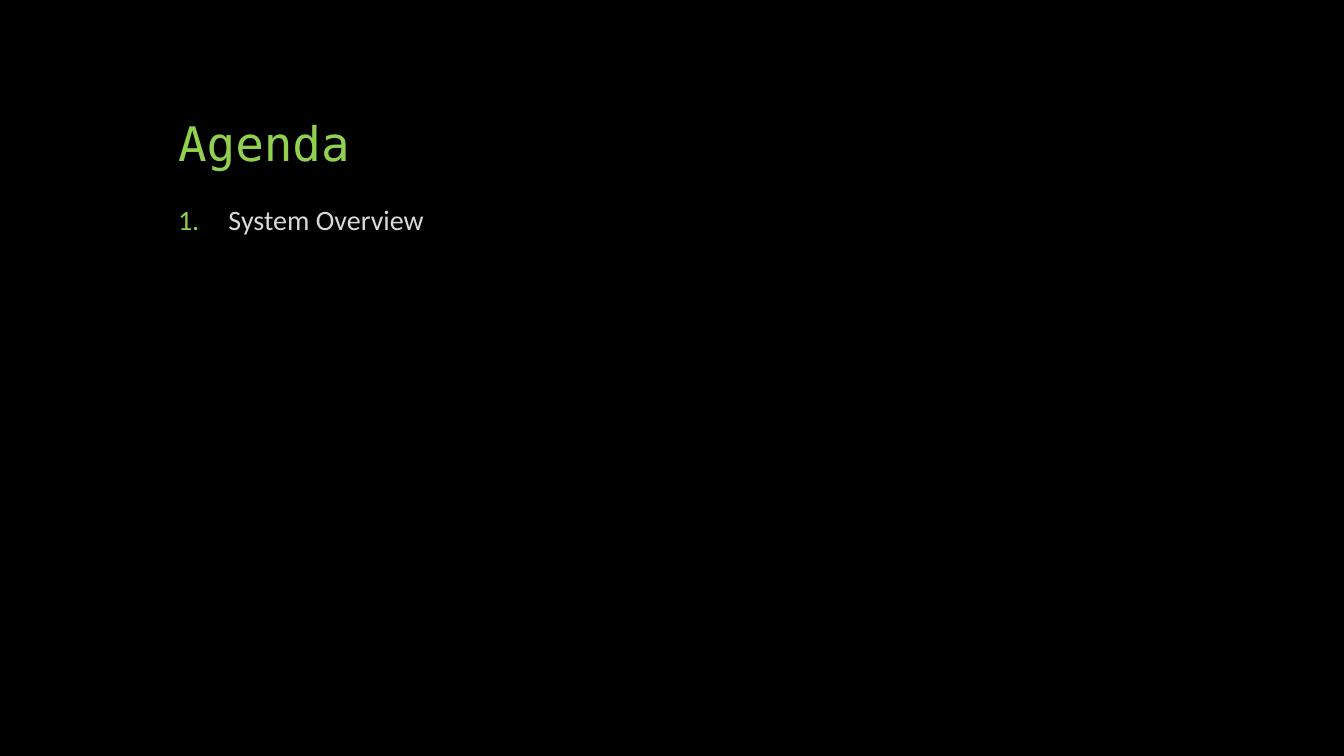
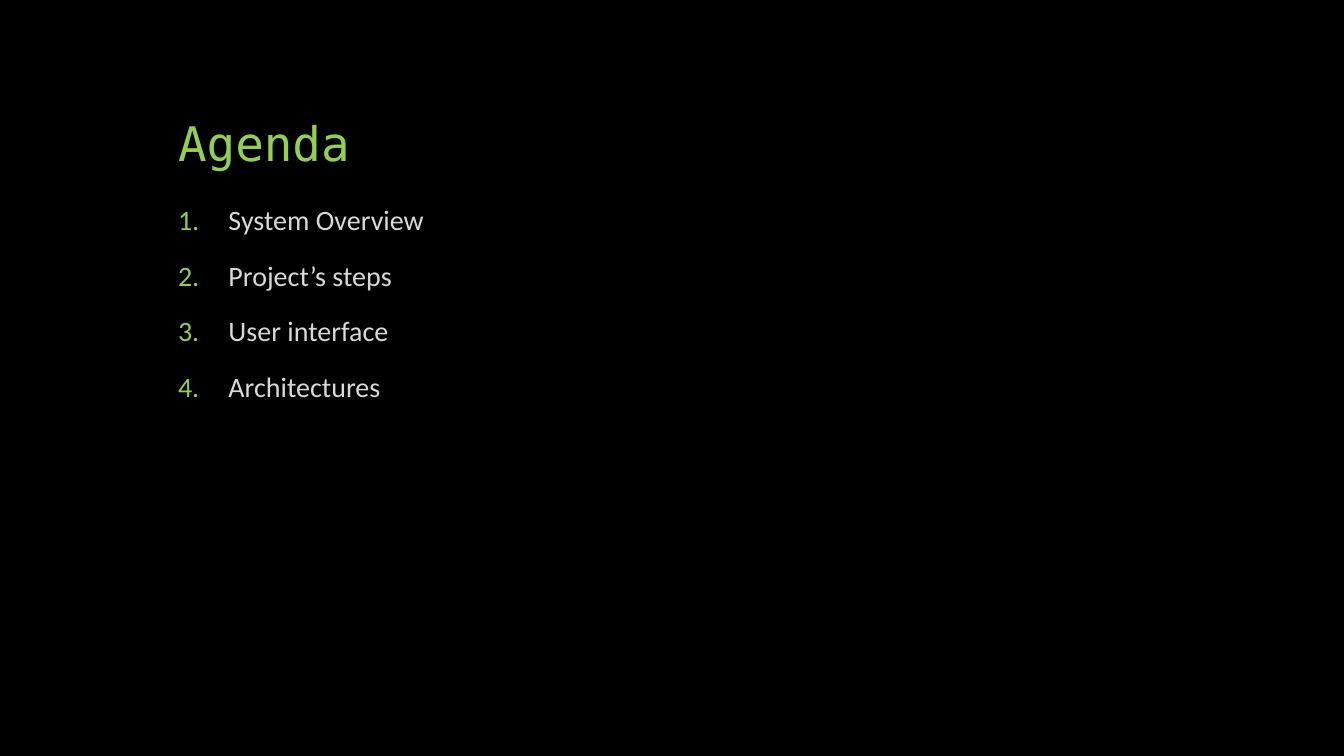
Before and after one commit to idowein/FPGA-image-interpolator, a slide deck: slide 2 of datasheets/Digital Zoom presentation.pptx. Drawn at 1344x756 pixels with LibreOffice and Linux fonts; fonts in the diff are those of the drawing. Boxes give left, top, right and bottom in pixels: in the first picture for what was removed or moved away, otherwise in the second. Text is boxed around its words. In the diff, an @@ line names an element or a change of style, - is before the commit and + after.

```diff
--- a/datasheets/Digital Zoom presentation.pptx
+++ b/datasheets/Digital Zoom presentation.pptx
@@ text at bbox=[228, 266, 391, 397]: paragraphs added @@
+2. Project’s steps
+3. User interface
+4. Architectures
```
Also in this commit, not shown: 5 other slides changed, 3 slides added, 2 slides removed.
